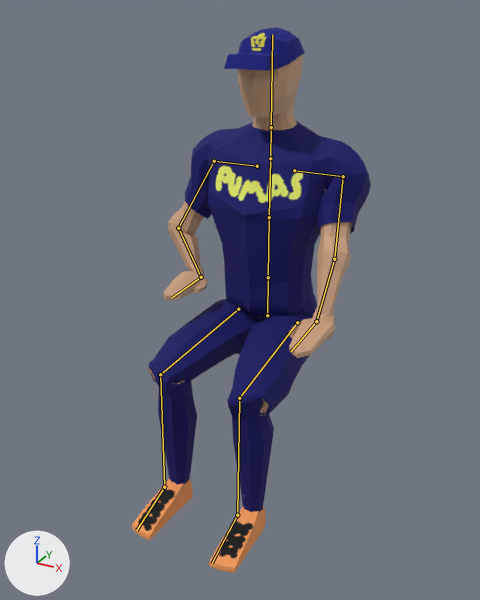
A saved change to the Blender file Proyecto/Models/KioskNpcRig/KioskNpcRig.blend.
One viewpoint serves both versions: a 50 mm lens placed at (0.485, -0.986, 1.027), pointed at (-0.003, -0.098, 0.584). Lighting does not change. The marker at lower left points along +X, +Y and +Z. The older version comes first. Both versions are drawn at frame 0 of the action 'Appear'; the numbers are the values there. The bones that bend it are drawn over the model as lines.

Objects in the first picture: 'Male', 'Male.001', 'Male.002', 'Male.003', 'Male.004'.
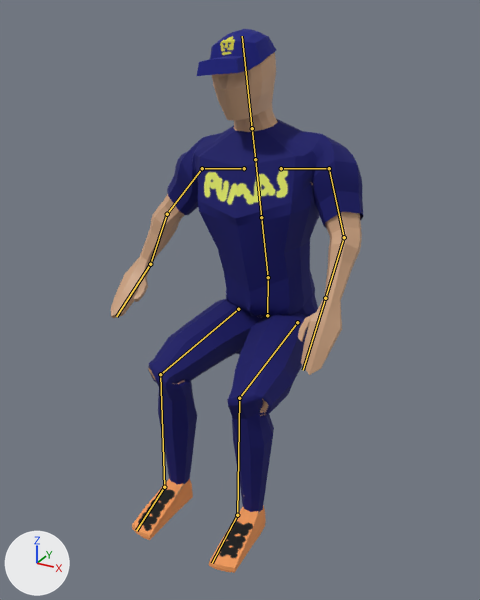
Changed parts and their boxes (x1, y1, x2, y2) in the pictures (480 x 600 px):
'Male.001', posed: before (185, 121, 371, 317); after (167, 119, 363, 317)
'Male', posed: before (149, 55, 352, 514); after (111, 53, 362, 514)
'Male.002', posed (7% taller): before (224, 27, 305, 71); after (197, 29, 277, 76)
bone 'NpcSpine', root to tip: before (268, 277) to (269, 217); after (268, 277) to (261, 217)
bone 'NpcUpperArm.L', root to tip: before (343, 176) to (334, 259); after (329, 168) to (344, 237)
bone 'NpcForearm.L', root to tip: before (334, 259) to (316, 321); after (344, 237) to (325, 298)
bone 'NpcHand.L', root to tip: before (316, 321) to (291, 351); after (325, 298) to (303, 370)
bone 'NpcUpperArm.R', root to tip: before (214, 161) to (178, 228); after (202, 168) to (167, 214)
bone 'NpcForearm.R', root to tip: before (178, 228) to (201, 277); after (167, 214) to (150, 264)
bone 'NpcHand.R', root to tip: before (201, 277) to (172, 297); after (150, 264) to (116, 316)

The change in detail:
Bone 'NpcSpine' (bone_npcspine) turns from (0, 0, 0) to (3, 0, 6) degrees about its own x, y and z.
Bone 'NpcUpperArm.L' (bone_npcupperarm_l) turns from (-46, -15, -33) to (-49, 28, -60) degrees about its own x, y and z.
Bone 'NpcForearm.L' (bone_npcforearm_l) turns from (-14, 1, 5) to (1, -5, -17) degrees about its own x, y and z.
Bone 'NpcHand.L' (bone_npchand_l) turns from (36, 61, -14) to (-12, 0, -5) degrees about its own x, y and z.
Bone 'NpcUpperArm.R' (bone_npcupperarm_r) turns from (-41, 7, 18) to (-39, -53, 43) degrees about its own x, y and z.
Bone 'NpcForearm.R' (bone_npcforearm_r) turns from (-60, 9, 16) to (1, 4, 15) degrees about its own x, y and z.
Bone 'NpcHand.R' (bone_npchand_r) turns from (111, -51, -57) to (17, -2, 14) degrees about its own x, y and z.
